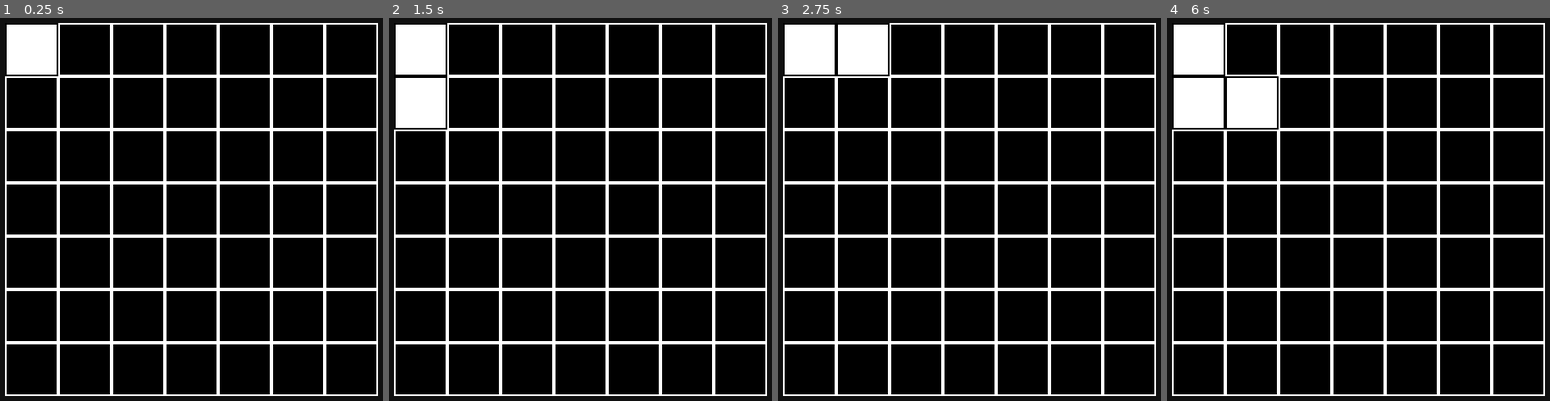
Above: before the commit, frames 1-4 (left to right).
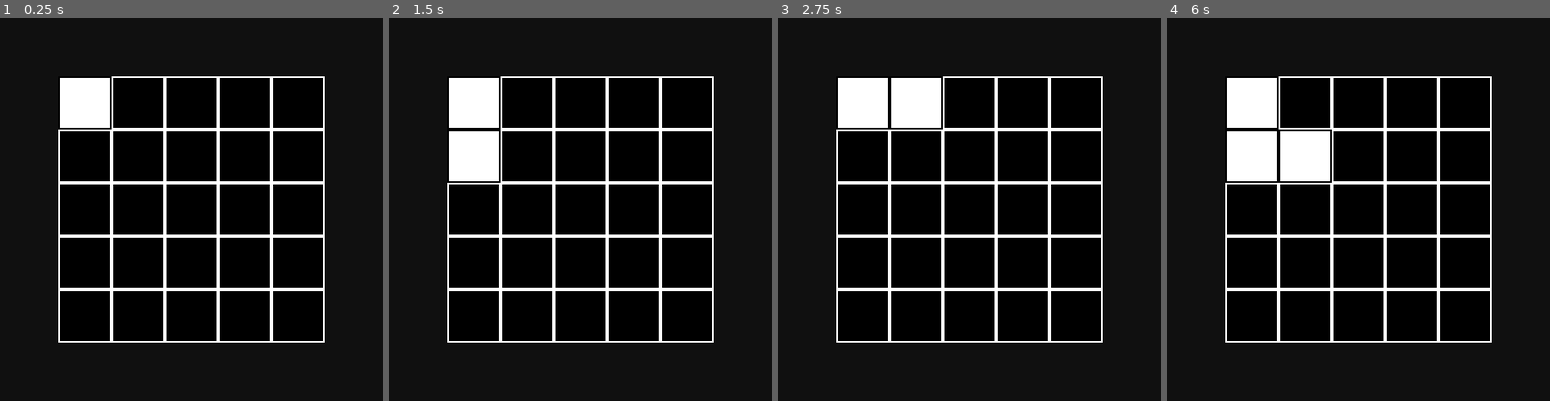
Above: after the commit, the same moments.

Repository: Darrin-Lin/Normal_Game_Jam_2024
Game: Godot game, scene res://Scenes/draw.tscn
Two runs of this game, one before a commit and one after it. Both use one fixed random seed, a clock stepped at 60 frames per second and the inputs below. This scene is started directly instead of the project's main scene.
Inputs:
- Up to frame 1 (0.25 s): no input
- Up to frame 2 (1.5 s): tap Enter at 0.5 s; hold Right (ui_right) 0.53-1.28 s; tap Space (ui_select) at 0.6, 0.77, 1.07, 1.35 s; tap R (reset) at 1.25 s; hold Down (ui_down) from 1.28 s (still down)
- Up to frame 3 (2.75 s): tap Space (ui_select) at 1.52, 1.82, 2.1 s; tap R (reset) at 2 s; release Down (ui_down) at 2.03 s; hold Right (ui_right) from 2.03 s (still down)
- Up to frame 4 (6 s): tap R (reset) at 2.75, 3.5, 4.25 s; release Right (ui_right) at 2.78 s; hold Up (ui_up) 2.78-3.53 s; tap Space (ui_select) at 2.85, 3.02, 3.32, 3.6, 3.77, 4.07, 4.35, 4.52, 4.82, 5.1, 5.85 s; hold Left (ui_left) 3.53-5.03 s; hold Down (ui_down) 5.03-5.78 s; hold Right (ui_right) from 5.78 s (still down)

The runs differ from the first frame. In frame 1, 9.0% of the frame differs, in the area x 1-99%, y 1-99%; in frame 2, 12%; in frame 3, 12%; in frame 4, 12%.

Commit message:
feat: Add random to map.

Diff:
--- a/Scenes/Start.tscn
+++ b/Scenes/Start.tscn
@@ -24,7 +24,7 @@
 offset_left = 100.0
 offset_top = 150.0
 offset_right = 700.0
-offset_bottom = 600.0
+offset_bottom = 644.0
 theme_override_font_sizes/normal_font_size = 20
 text = "走迷宮，但你看不到迷宮。迷宮從左上開始，右下結束。因為看不到路徑，因此在走迷宮時將提供一些提示：
   1. 如果碰到牆壁，會用「紅色」來提示
@@ -39,4 +39,5 @@
 難度選擇
 左：簡單（無門）
 右：普通
-上：困難"
+上：困難
+下：入門"
--- a/Scripts/GameDesription.gd
+++ b/Scripts/GameDesription.gd
@@ -3,11 +3,14 @@
 # Called every frame. 'delta' is the elapsed time since the previous frame.
 func _process(delta):
 	if Input.is_action_just_pressed("ui_left"):
-		Global.map = 0
+		Global.map = Global.DIFFICULTY.EASY
 		get_tree().change_scene_to_file("res://Scenes/main.tscn")
 	if Input.is_action_just_pressed("ui_right"):
-		Global.map = 1
+		Global.map = Global.DIFFICULTY.NORMAL
 		get_tree().change_scene_to_file("res://Scenes/main.tscn")
 	if Input.is_action_just_pressed("ui_up"):
-		Global.map = 2
+		Global.map = Global.DIFFICULTY.HARD
 		get_tree().change_scene_to_file("res://Scenes/main.tscn")
+	if Input.is_action_just_pressed("ui_down"):
+		Global.map = Global.DIFFICULTY.BABY
+		get_tree().change_scene_to_file("res://Scenes/main.tscn")
--- a/Scripts/Global.gd
+++ b/Scripts/Global.gd
@@ -5,13 +5,28 @@
 # map: 0 empty, -1 wall
 # door = 2 button = 3
 
+const BABY_NUM = 1
+const EASY_NUM = 3
+const NORMAL_NUM = 2
+const HARD_NUM = 1
+
 enum DIFFICULTY {
-	EASY   = 0,
-	NORMAL = 1,
-	HARD   = 2
+	BABY   = 0,
+	EASY   = 1,
+	NORMAL = 2,
+	HARD   = 3
 }
 
-var map_eazy = [
+# 5*5
+var map_baby = [[
+	[0, 1, 0, 0, 0],
+	[0, 1, 1, 1, 0],
+	[0, 0, 0, 1, 0],
+	[1, 1, 0, 1, 0],
+	[0, 0, 0, 0, 0]
+]]
+
+var map_eazy = [[
 	[0, 1, 0, 0, 0, 0, 0],
 	[0, 1, 1, 1, 0, 1, 0],
 	[0, 0, 0, 1, 0, 1, 0],
@@ -19,9 +34,31 @@
 	[0, 0, 0, 1, 0, 0, 0],
 	[0, 1, 1, 1, 0, 1, 0],
 	[0, 0, 0, 0, 0, 1, 0]
-]
+],
+[
+	[0, 1, 0, 0, 0, 0, 0],
+	[0, 1, 1, 1, 0, 1, 0],
+	[0, 0, 0, 0, 0, 1, 0],
+	[1, 1, 0, 1, 1, 1, 0],
+	[0, 1, 0, 1, 0, 1, 0],
+	[0, 1, 0, 1, 0, 1, 0],
+	[0, 0, 0, 0, 0, 1, 0]
+
+],
+[
+	[0, 0, 0, 0, 0, 0, 0, 1, 0],
+	[0, 1, 1, 1, 1, 1, 1, 1, 0],
+	[0, 0, 0, 1, 0, 1, 0, 1, 0],
+	[0, 0, 0, 1, 1, 1, 0, 1, 0],
+	[0, 0, 0, 1, 0, 0, 0, 0, 0],
+	[0, 1, 1, 1, 0, 1, 1, 1, 0],
+	[0, 0, 0, 0, 0, 1, 0, 0, 0],
+	[0, 1, 1, 1, 0, 1, 1, 1, 0],
+	[0, 0, 0, 0, 1, 0, 0, 0, 0]
+]]
 
 var map_normal = [
+[
 	[0, 1, 0, 0, 0, 0, 0, 0, 0],
 	[0, 1, 1, 1, 0, 1, 1, 1, 0],
 	[0, 0, 0, 1, 0, 1, 3, 1, 0],
@@ -30,10 +67,22 @@
 	[0, 1, 1, 1, 0, 1, 1, 1, 0],
 	[0, 0, 0, 0, 0, 1, 0, 0, 0],
 	[0, 1, 1, 1, 0, 1, 1, 1, 0],
-	[0, 0, 0, 0, 2, 0, 0, 0, 0]
+	[0, 0, 0, 0, 2, 0, 0, 0, 0],
+],
+[
+	[0, 0, 0, 1, 0, 0, 0, 0, 0],
+	[0, 1, 1, 1, 1, 1, 1, 1, 0],
+	[0, 0, 0, 1, 0, 1, 3, 1, 0],
+	[1, 1, 0, 1, 1, 1, 0, 1, 0],
+	[0, 0, 0, 1, 0, 0, 0, 0, 0],
+	[0, 1, 1, 1, 0, 1, 1, 1, 0],
+	[0, 0, 0, 0, 0, 1, 0, 0, 0],
+	[0, 1, 1, 1, 0, 1, 1, 1, 2],
+	[0, 0, 0, 0, 1, 0, 0, 0, 0]
+	]
 ]
 
-var map_hard = [
+var map_hard = [[
 	[0, 1, 0, 0, 0, 0, 0, 0, 1, 3, 0],
 	[0, 1, 0, 1, 0, 1, 1, 1, 1, 1, 0],
 	[0, 0, 0, 0, 0, 1, 0, 1, 0, 0, 0],
@@ -45,59 +94,34 @@
 	[0, 0, 0, 1, 0, 1, 0, 1, 0, 0, 0],
 	[0, 1, 0, 1, 0, 1, 0, 1, 1, 1, 1],
 	[0, 1, 0, 0, 0, 2, 0, 0, 0, 0, 0]
-]
+]]
 '''
 class map_eazy:
 	var one = [
-			[0, 1, 0, 0, 0, 0, 0],
-			[0, 1, 1, 1, 0, 1, 0],
-			[0, 0, 0, 0, 0, 1, 0],
-			[1, 1, 0, 1, 1, 1, 0],
-			[0, 1, 0, 1, 0, 1, 0],
-			[0, 1, 0, 1, 0, 1, 0],
-			[0, 0, 0, 0, 0, 1, 0]
+
 		]
 class map_medium:
 	var one = [
-            [0, "door", 0, 1, 0, 0, 0, 0, 0],
-            [0, 1, 1, 1, 1, 1, 1, 1, 0],
-            [0, 0, 0, 1, 0, 1, "button", 1, 0],
-            [0, 0, 0, 1, 1, 1, 0, 1, 0],
-            [0, 0, 0, 1, 0, 0, 0, 0, 0],
-            [0, 1, 1, 1, 0, 1, 1, 1, 0],
-            [0, 0, 0, 0, 0, 1, 0, 0, 0],
-            [0, 1, 1, 1, 0, 1, 1, 1, 0],
-            [0, 0, 0, 0, 1, 0, 0, 0, 0]
-        ]
+
+		]
 class map_eazy:
-	var one = [
-            [0, 0, 0, 0, 0, 0, 0, 1, 0],
-            [0, 1, 1, 1, 1, 1, 1, 1, 0],
-            [0, 0, 0, 1, 0, 1, 0, 1, 0],
-            [0, 0, 0, 1, 1, 1, 0, 1, 0],
-            [0, 0, 0, 1, 0, 0, 0, 0, 0],
-            [0, 1, 1, 1, 0, 1, 1, 1, 0],
-            [0, 0, 0, 0, 0, 1, 0, 0, 0],
-            [0, 1, 1, 1, 0, 1, 1, 1, 0],
-            [0, 0, 0, 0, 1, 0, 0, 0, 0]
-        ]
-class map_eazy:
-	var one = [
-            [0, 0, 0, 0, 0, 0, 0, 1, 0],
-            [0, 1, 1, 1, 1, 1, 1, 1, 0],
-            [0, 0, 0, 1, 0, 1, 0, 1, 0],
-            [0, 0, 0, 1, 1, 1, 0, 1, 0],
-            [0, 0, 0, 1, 0, 0, 0, 0, 0],
-            [0, 1, 1, 1, 0, 1, 1, 1, 0],
-            [0, 0, 0, 0, 0, 1, 0, 0, 0],
-            [0, 1, 1, 1, 0, 1, 1, 1, 0],
-            [0, 0, 0, 0, 1, 0, 0, 0, 0]
-        ]
+	var one =
+
 '''
 func select_map(difficulty):
+	if difficulty == DIFFICULTY.BABY:
+		var idx = randi() % BABY_NUM
+		print(idx)
+		return map_baby[idx]
 	if difficulty == DIFFICULTY.EASY:
-		return map_eazy
+		var idx = randi() % EASY_NUM
+		print(idx)
+		return map_eazy[idx]
 	elif difficulty == DIFFICULTY.NORMAL:
-		return map_normal
+		var idx = randi() % NORMAL_NUM
+		print(idx)
+		return map_normal[idx]
 	elif difficulty == DIFFICULTY.HARD:
-		return map_hard
+		var idx = randi() % HARD_NUM
+		print(idx)
+		return map_hard[randi() % HARD_NUM]
--- a/Scripts/draw_path.gd
+++ b/Scripts/draw_path.gd
@@ -26,6 +26,7 @@
 var end = false
 
 func _ready():
+	randomize()
 	map = Global.select_map(Global.map)
 	row = map.size()
 	col = map[0].size()
Not shown: 1 places in Scenes/Start.tscn that only renumber resources
